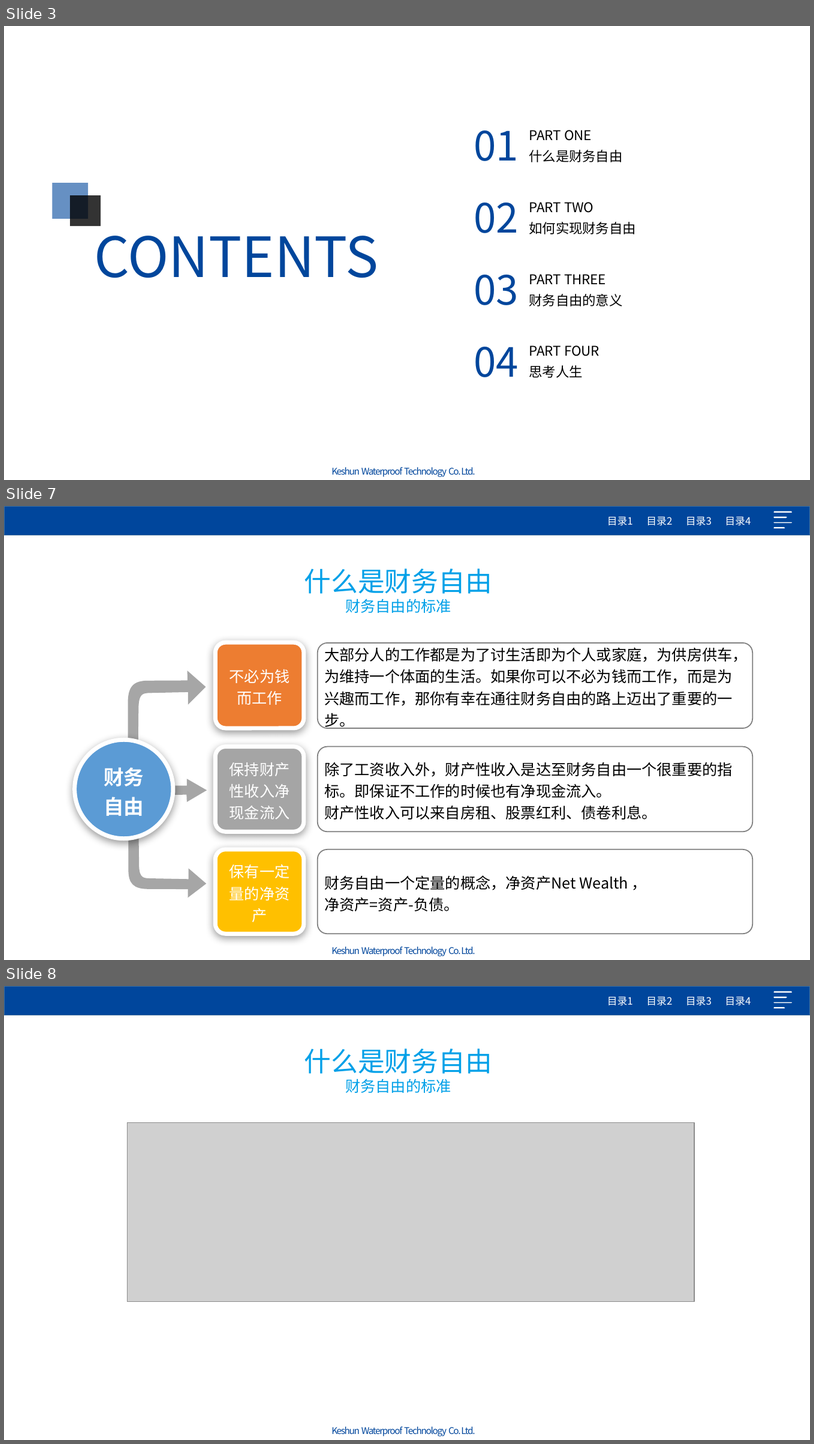
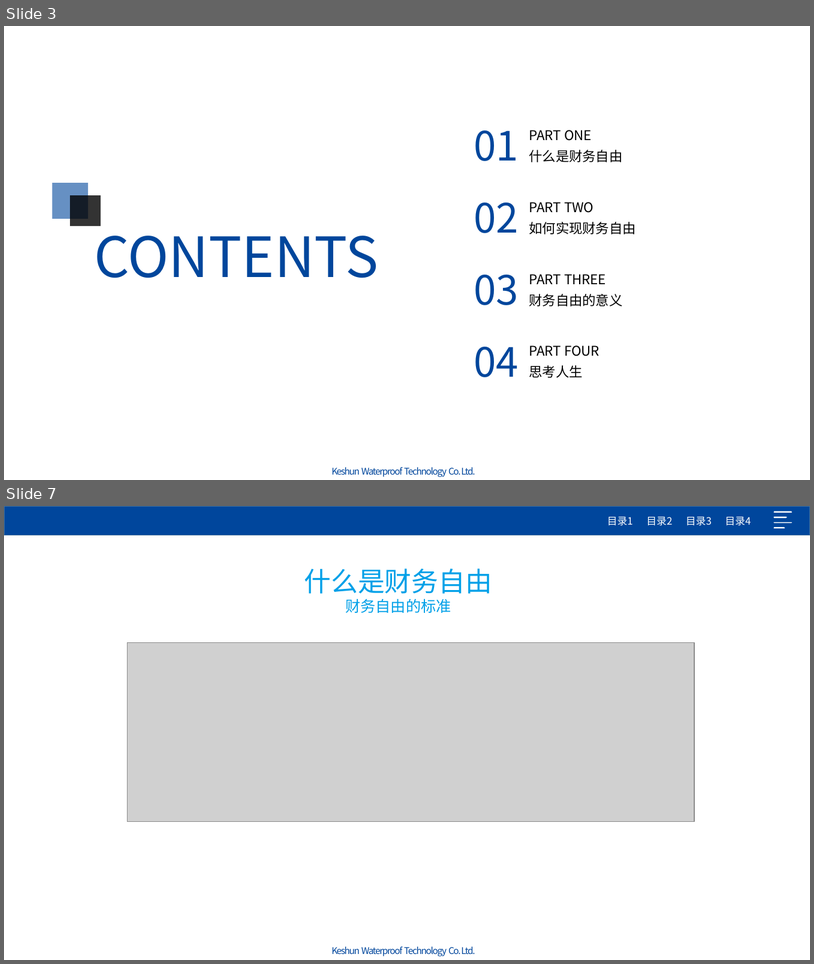
Before and after one commit to Jack-liangqihua/ABAP_CODER, a slide deck: 专题研究/晨会主题/201904财务自由.pptx. Shown one above the other, each under a label of ours: slides 3, 7 and 8 before the commit, slides 3 and 7 after it; the slides between them are not shown. The pictures are 814x1444 and 814x964 pixels, drawn with LibreOffice and Linux fonts; fonts in the diff are those of the drawing; grey boxes stand for pictures; background and template pictures are left out. Boxes give left, top, right and bottom in pixels: in the first picture for what was removed or moved away, otherwise in the second. Text is boxed around its words. In the diff, an @@ line names an element or a change of style, - is before the commit and + after.

```diff
--- a/专题研究/晨会主题/201904财务自由.pptx
+++ b/专题研究/晨会主题/201904财务自由.pptx
@@ slide 7 removed at (4,506,810,960), background picture (left out); not listed: 4 template elements that a slide beside it also shows @@
@@ text removed at (304,568,492,613) @@
-什么是财务自由
-财务自由的标准
@@ group removed at (75,642,753,933): 6 rounded rectangles, 3 freeform shapes, 1 ellipse @@
-大部分人的工作都是为了讨生活即为个人或家庭，为供房供车，为维持一个体面的生活。如果你可以不必为钱而工作，而是为兴趣而工作，那你有幸在通往财务自由的路上迈出了重要的一步。
-不必为钱而工作
-除了工资收入外，财产性收入是达至财务自由一个很重要的指标。即保证不工作的时候也有净现金流入。
-财产性收入可以来自房租、股票红利、债卷利息。
-保持财产性收入净现金流入
-财务自由一个定量的概念，净资产Net Wealth ，
-净资产=资产-负债。
-保有一定量的净资产
-财务
-自由
@@ what was slide 8 is now slide 7 @@
```
Also in this commit, not shown: 4 slides changed.
